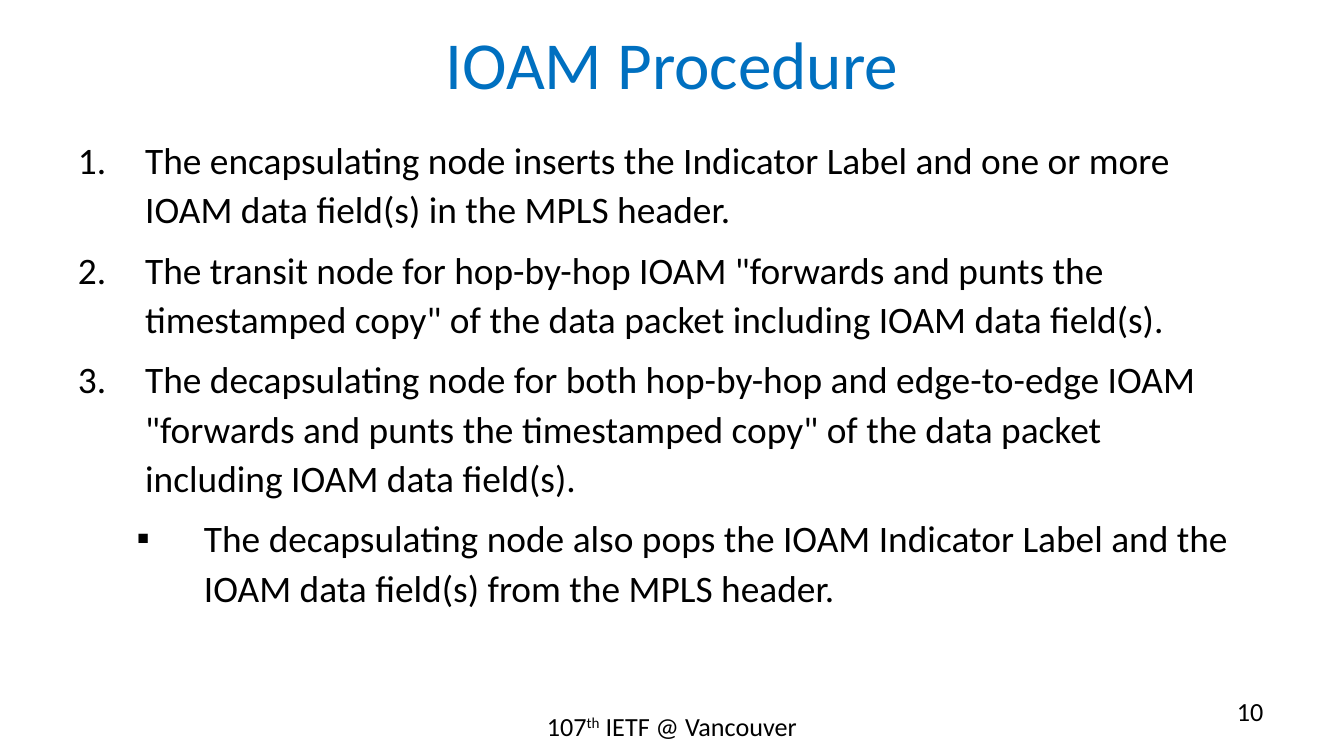
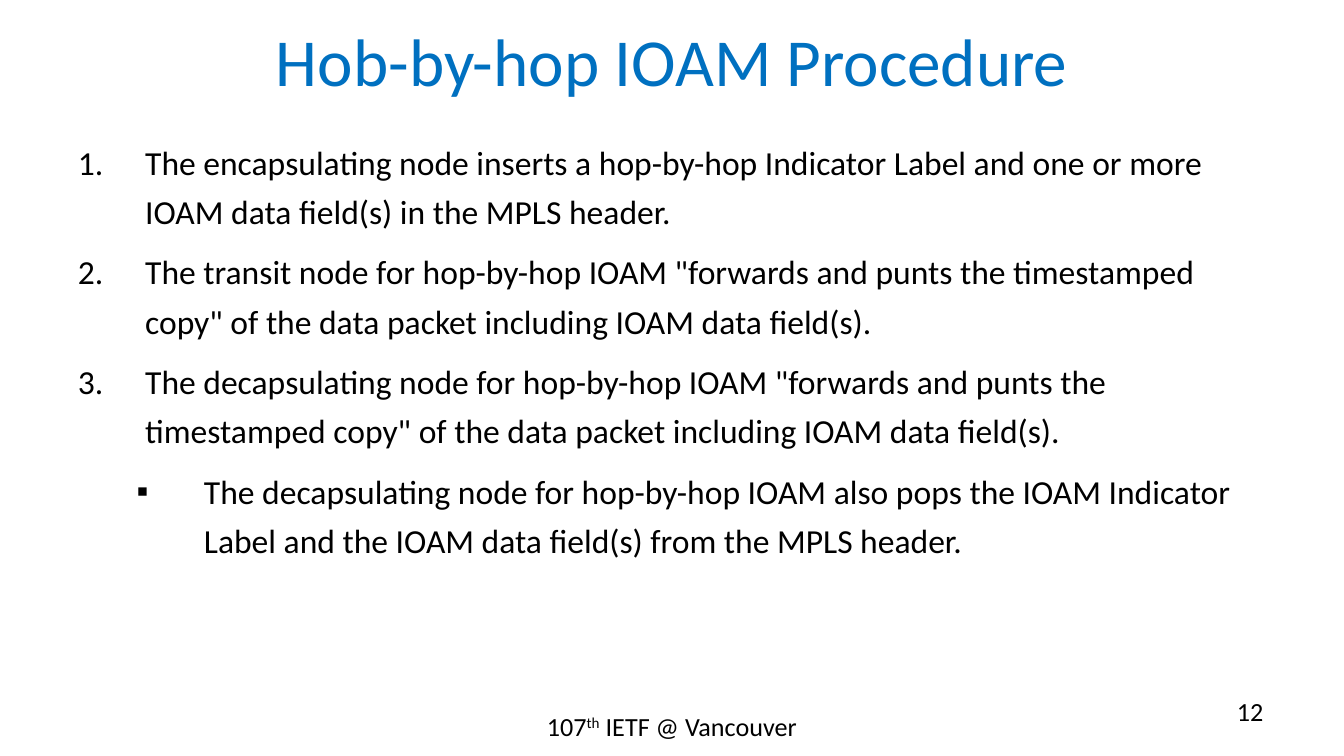
Before and after one commit to rakgandhi/ietf-slides, a slide deck: slide 12 of draft-gandhi-mpls-ioam-sr-01.pptx (slide 10 before the commit). Drawn at 1344x756 pixels with LibreOffice and Linux fonts; fonts in the diff are those of the drawing. Boxes give left, top, right and bottom in pixels: in the first picture for what was removed or moved away, otherwise in the second. Text is boxed around its words. In the diff, an @@ line names an element or a change of style, - is before the commit and + after.

```diff
--- a/draft-gandhi-mpls-ioam-sr-01.pptx
+++ b/draft-gandhi-mpls-ioam-sr-01.pptx
@@ title at (276,39,1068,97): text changed @@
-IOAM Procedure
+Hob-by-hop IOAM Procedure
@@ text at (145,151,1201,229): text changed; size 20 to 18 pt @@
-1. The encapsulating node inserts the Indicator Label and one or more IOAM data field(s) in the MPLS header.
+1. The encapsulating node inserts a hop-by-hop Indicator Label and one or more IOAM data field(s) in the MPLS header.
@@ text at (145,260,1194,340): size 20 to 18 pt in "The transit node for hop-by-hop IOAM "forwards ..." @@
@@ text at (145,370,1230,558): text changed; size 20 to 18 pt @@
-3. The decapsulating node for both hop-by-hop and edge-to-edge IOAM "forwards and punts the timestamped copy" of the data packet including IOAM data field(s).
-  ▪ The decapsulating node also pops the IOAM Indicator Label and the IOAM data field(s) from the MPLS header.
+3. The decapsulating node for hop-by-hop IOAM "forwards and punts the timestamped copy" of the data packet including IOAM data field(s).
+  ▪ The decapsulating node for hop-by-hop IOAM also pops the IOAM Indicator Label and the IOAM data field(s) from the MPLS header.
@@ page number at (1237,704,1263,721): text changed @@
-10
+12
```
Also in this commit, not shown: 5 other slides changed, 1 slide added, 1 other file.
